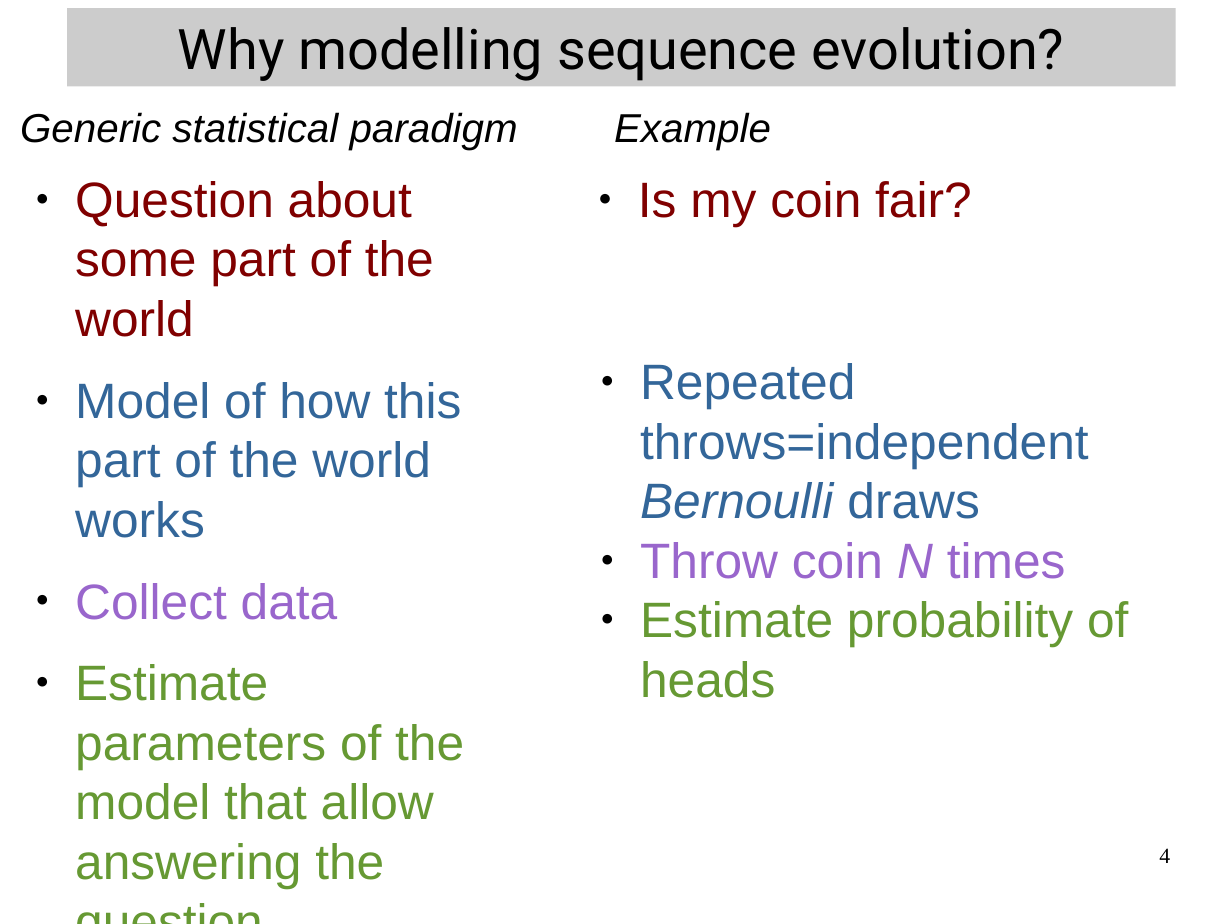
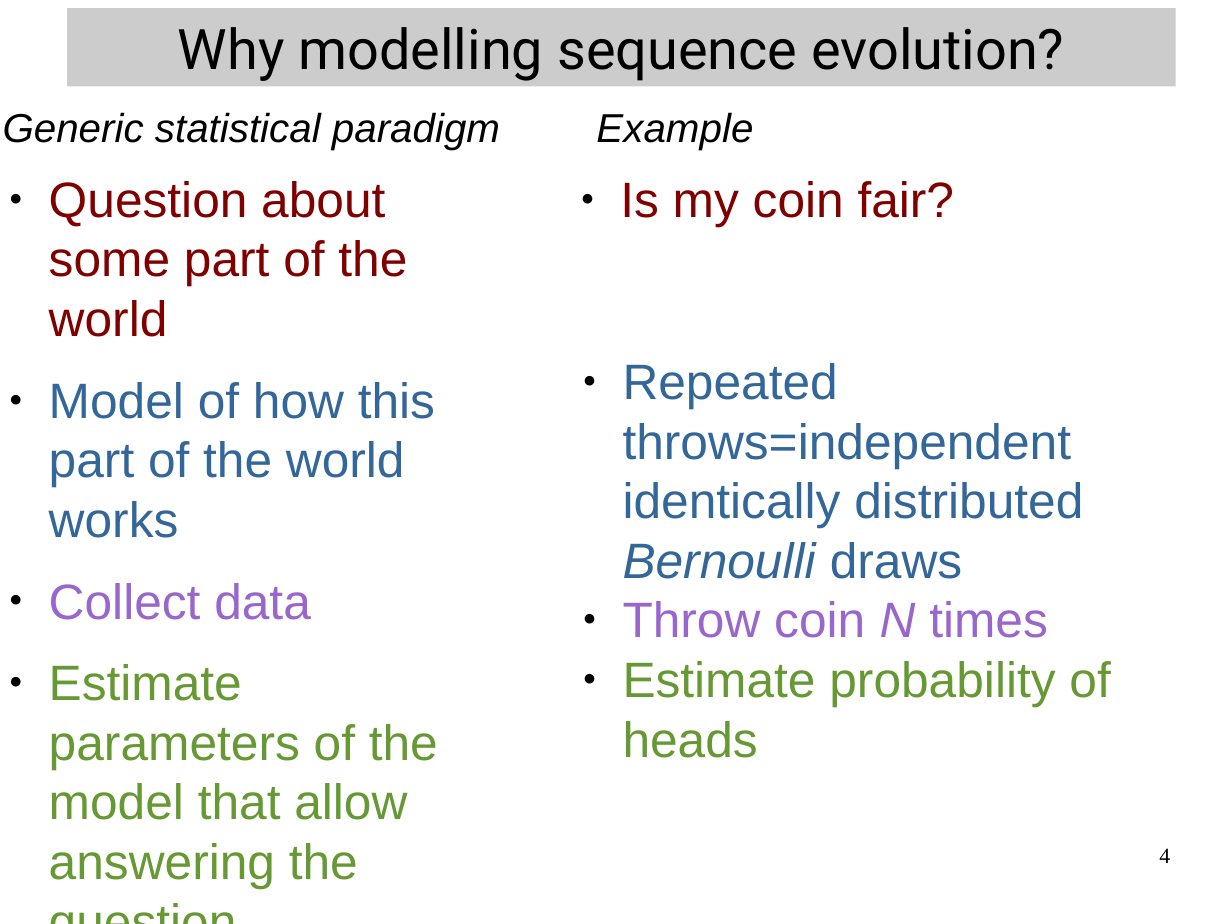
Before and after one commit to Boussau/boussau.github.io, a slide deck: slide 4 of COME_courses/Cambridge_2022/1_intro_CTMC/IntroductionToModels.odp. Drawn at 1232x924 pixels with LibreOffice and Linux fonts; fonts in the diff are those of the drawing. Boxes give left, top, right and bottom in pixels: in the first picture for what was removed or moved away, otherwise in the second. Text is boxed around its words. In the diff, an @@ line names an element or a change of style, - is before the commit and + after.

```diff
--- a/COME_courses/Cambridge_2022/1_intro_CTMC/IntroductionToModels.odp
+++ b/COME_courses/Cambridge_2022/1_intro_CTMC/IntroductionToModels.odp
@@ text "Question about some part of ...": place and size @@
-text "Question about some part of ..." at [75, 181, 464, 889]
+text "Question about some part of ..." at [49, 181, 438, 889]
@@ 4 texts: place and size @@
-4 texts at [20, 112, 1128, 698]
+4 texts at [3, 112, 1110, 758]
@@ text at [623, 363, 1083, 579]: text changed @@
-● Repeated throws=independent Bernoulli draws
+● Repeated throws=independent identically distributed Bernoulli draws
```
Also in this commit, not shown: 10 other slides changed, 6 slides added, 3 other files.
